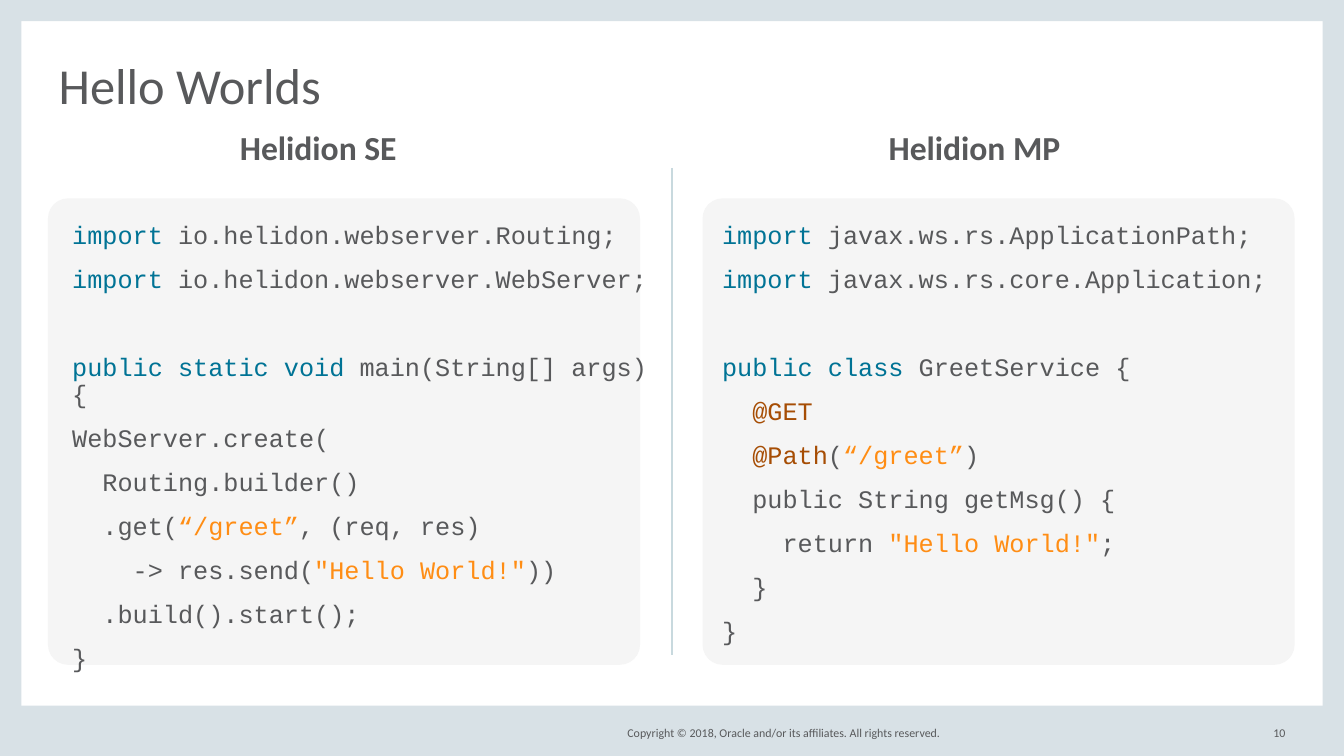
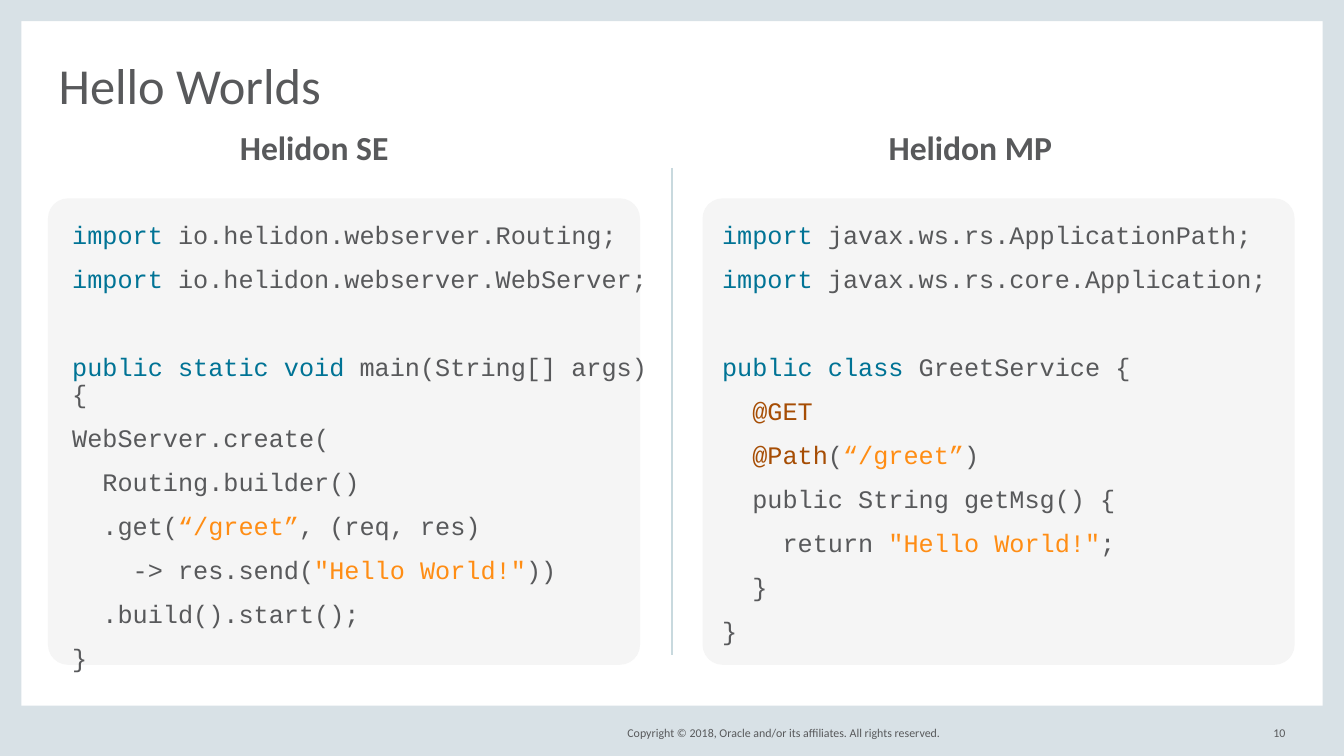
Before and after one commit to barchetta/codeone-2018, a slide deck: slide 10 of DEV5539_HelidonIntroCodeOne2018.pptx. Drawn at 1344x756 pixels with LibreOffice and Linux fonts; fonts in the diff are those of the drawing; background and template pictures are left out. Boxes give left, top, right and bottom in pixels: in the first picture for what was removed or moved away, otherwise in the second. Text is boxed around its words. In the diff, an @@ line names an element or a change of style, - is before the commit and + after.

```diff
--- a/DEV5539_HelidonIntroCodeOne2018.pptx
+++ b/DEV5539_HelidonIntroCodeOne2018.pptx
@@ text at [240, 136, 388, 160]: text changed @@
-Helidion SE
+Helidon SE
@@ text at [889, 136, 1052, 160]: text changed @@
-Helidion MP
+Helidon MP
```
Also in this commit, not shown: 7 other slides changed, 1 slide added, 1 other file.
